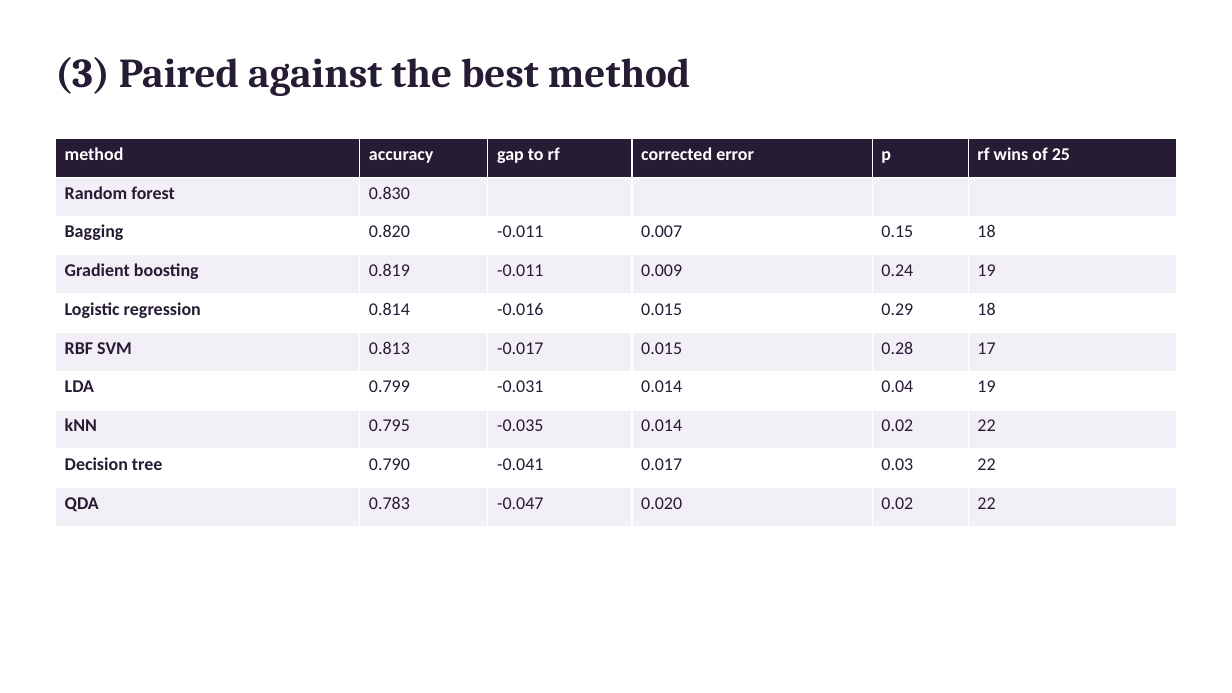
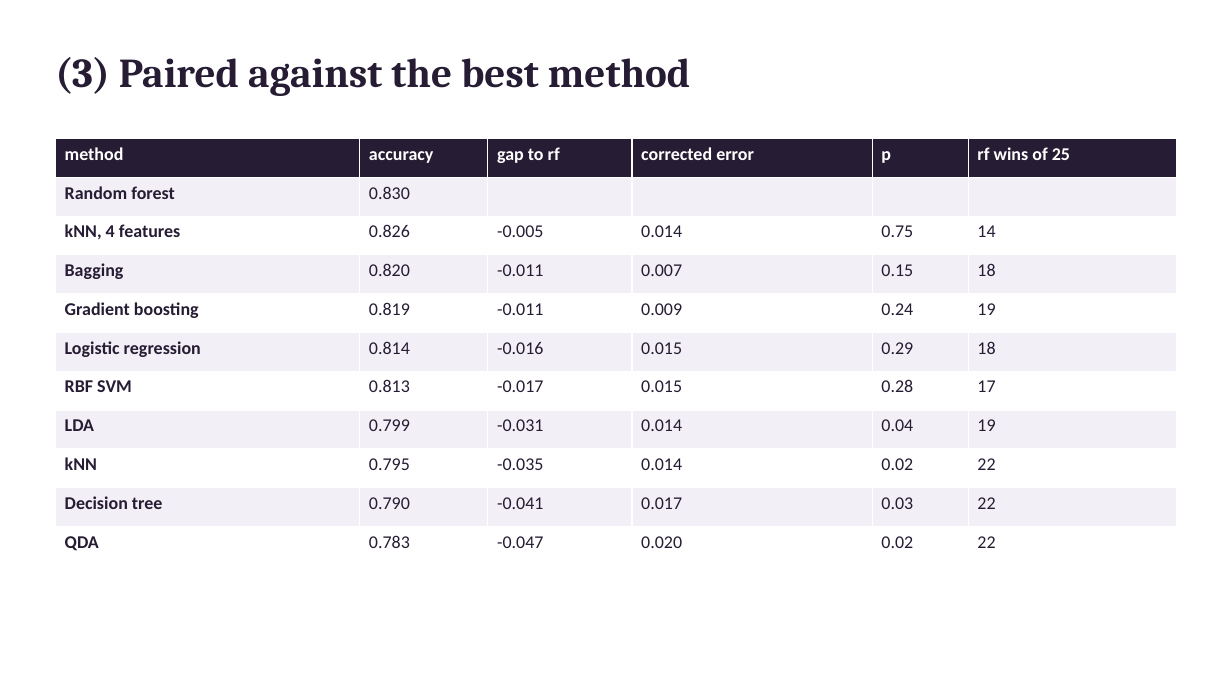
Before and after one commit to AndreassOlsson/FRTN65_code, a slide deck: slide 10 of labs/lab_1_music_taste_prediction/handin/slides.pptx (slide 8 before the commit). Drawn at 1232x693 pixels with LibreOffice and Linux fonts; fonts in the diff are those of the drawing. Boxes give left, top, right and bottom in pixels: in the first picture for what was removed or moved away, otherwise in the second. Text is boxed around its words. In the diff, an @@ line names an element or a change of style, - is before the commit and + after.

```diff
--- a/labs/lab_1_music_taste_prediction/handin/slides.pptx
+++ b/labs/lab_1_music_taste_prediction/handin/slides.pptx
@@ table at [55, 139, 1177, 566] @@
+row 3: kNN, 4 features | 0.826 | -0.005 | 0.014 | 0.75 | 14
```
Also in this commit, not shown: 6 other slides changed, 3 slides added, 15 other files.
